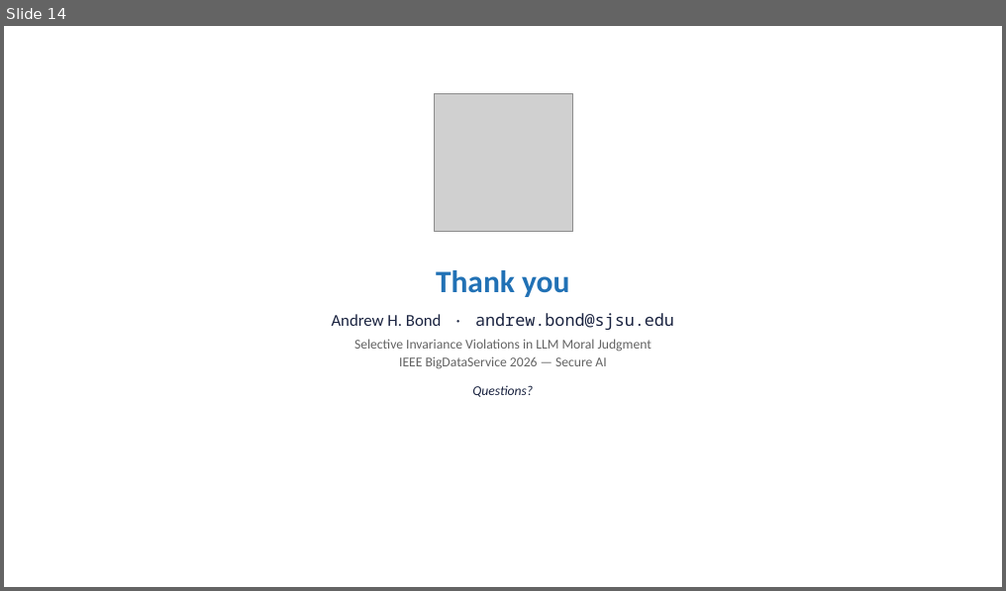
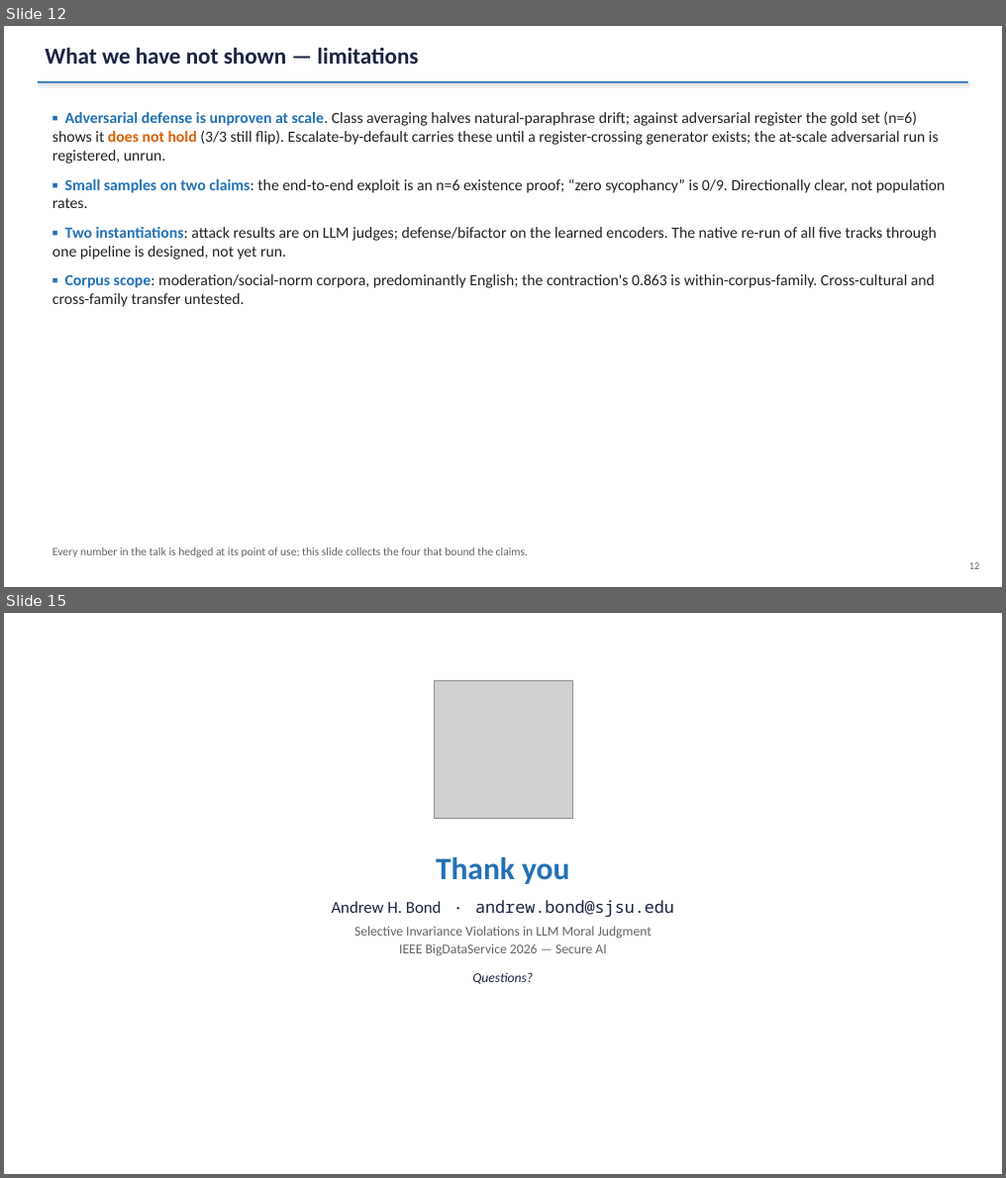
Before and after one commit to ahb-sjsu/agi-hpc, a slide deck: benchmarks/ieee_bds_2026/SecureAI_Bond_2026_slides.pptx. Shown one above the other, each under a label of ours: slide 14 before the commit, slides 12 and 15 after it; the slides between them are not shown. The pictures are 1006x591 and 1006x1178 pixels, drawn with LibreOffice and Linux fonts; fonts in the diff are those of the drawing; grey boxes stand for pictures. Boxes give left, top, right and bottom in pixels: in the first picture for what was removed or moved away, otherwise in the second. Text is boxed around its words. In the diff, an @@ line names an element or a change of style, - is before the commit and + after.

```diff
--- a/benchmarks/ieee_bds_2026/SecureAI_Bond_2026_slides.pptx
+++ b/benchmarks/ieee_bds_2026/SecureAI_Bond_2026_slides.pptx
@@ slide 12 added at bbox=[4, 26, 1002, 587], background #FFFFFF @@
@@ text added at bbox=[45, 47, 418, 64], 22 pt, text #1A2340, bold @@
+What we have not shown — limitations
@@ rectangle added at bbox=[38, 81, 968, 82], fill #2171B5 @@
@@ text added at bbox=[53, 111, 944, 307], 15 pt, text #202020 @@
+▪ Adversarial defense is unproven at scale. Class averaging halves natural-paraphrase drift; against adversarial register the gold set (n=6) shows it does not hold (3/3 still flip). Escalate-by-default carries these until a register-crossing generator exists; the at-scale adversarial run is registered, unrun.
+▪ Small samples on two claims: the end-to-end exploit is an n=6 existence proof; “zero sycophancy” is 0/9. Directionally clear, not population rates.
+▪ Two instantiations: attack results are on LLM judges; defense/bifactor on the learned encoders. The native re-run of all five tracks through one pipeline is designed, not yet run.
+▪ Corpus scope: moderation/social-norm corpora, predominantly English; the contraction's 0.863 is within-corpus-family. Cross-cultural and cross-family transfer untested.
@@ text added at bbox=[53, 548, 528, 558], 11 pt, text #636363 @@
+Every number in the talk is hedged at its point of use; this slide collects the four that bound the claims.
@@ text added at bbox=[969, 563, 980, 570], 10 pt, text #636363 @@
+12
@@ what was slide 14 is now slide 15 @@
```
Also in this commit, not shown: 7 slides changed, 6 other files.
